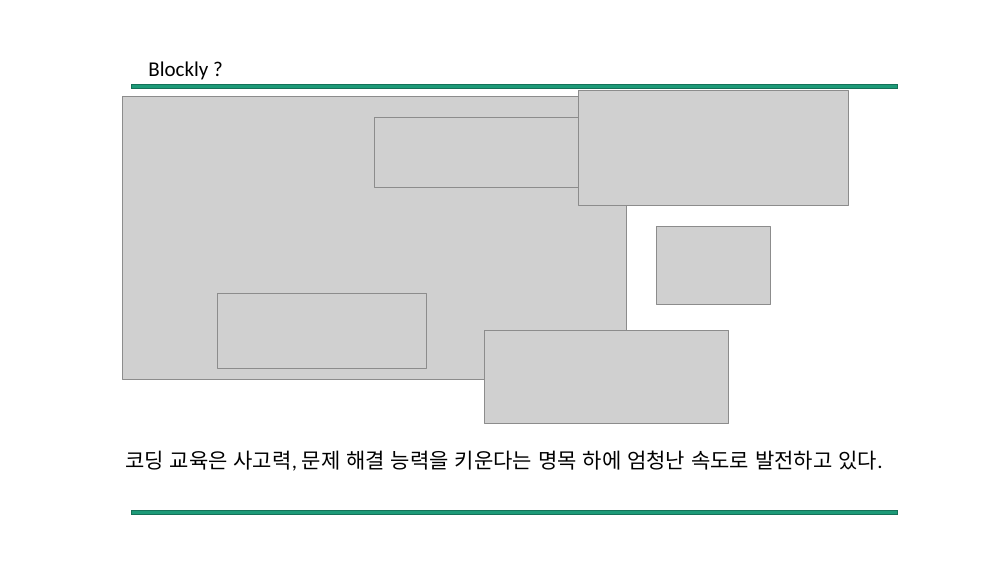
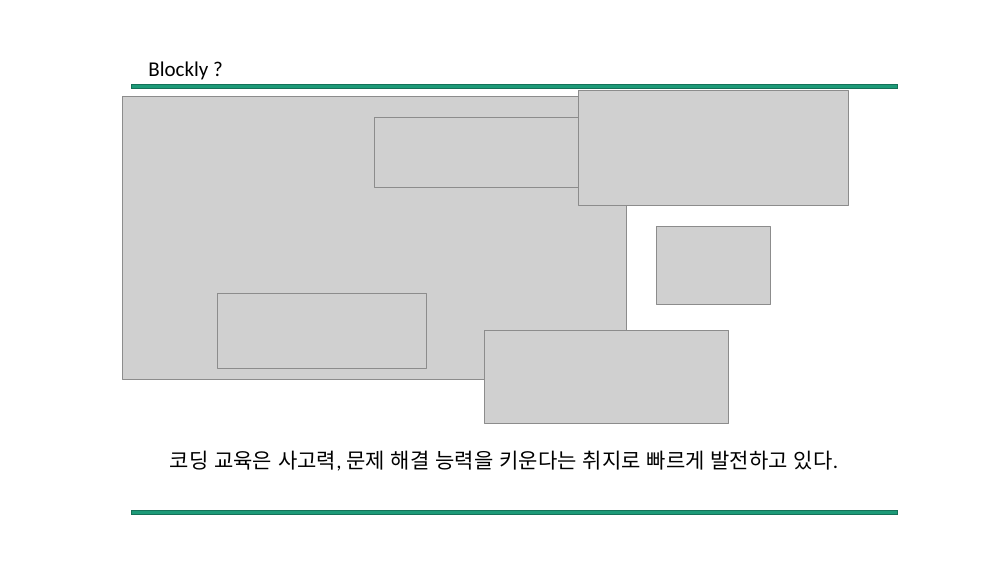
Before and after one commit to Mikusnuz/MyPractice, a slide deck: slide 3 of Study/12. Blockly.pptx. Drawn at 1008x567 pixels with LibreOffice and Linux fonts; fonts in the diff are those of the drawing; grey boxes stand for pictures. Boxes give left, top, right and bottom in pixels: in the first picture for what was removed or moved away, otherwise in the second. Text is boxed around its words. In the diff, an @@ line names an element or a change of style, - is before the commit and + after.

```diff
--- a/Study/12. Blockly.pptx
+++ b/Study/12. Blockly.pptx
@@ text at (170, 450, 838, 471): text changed @@
-코딩 교육은 사고력, 문제 해결 능력을 키운다는 명목 하에 엄청난 속도로 발전하고 있다.
+코딩 교육은 사고력, 문제 해결 능력을 키운다는 취지로 빠르게 발전하고 있다.
```
Also in this commit, not shown: 2 other slides changed, 3 other files.
